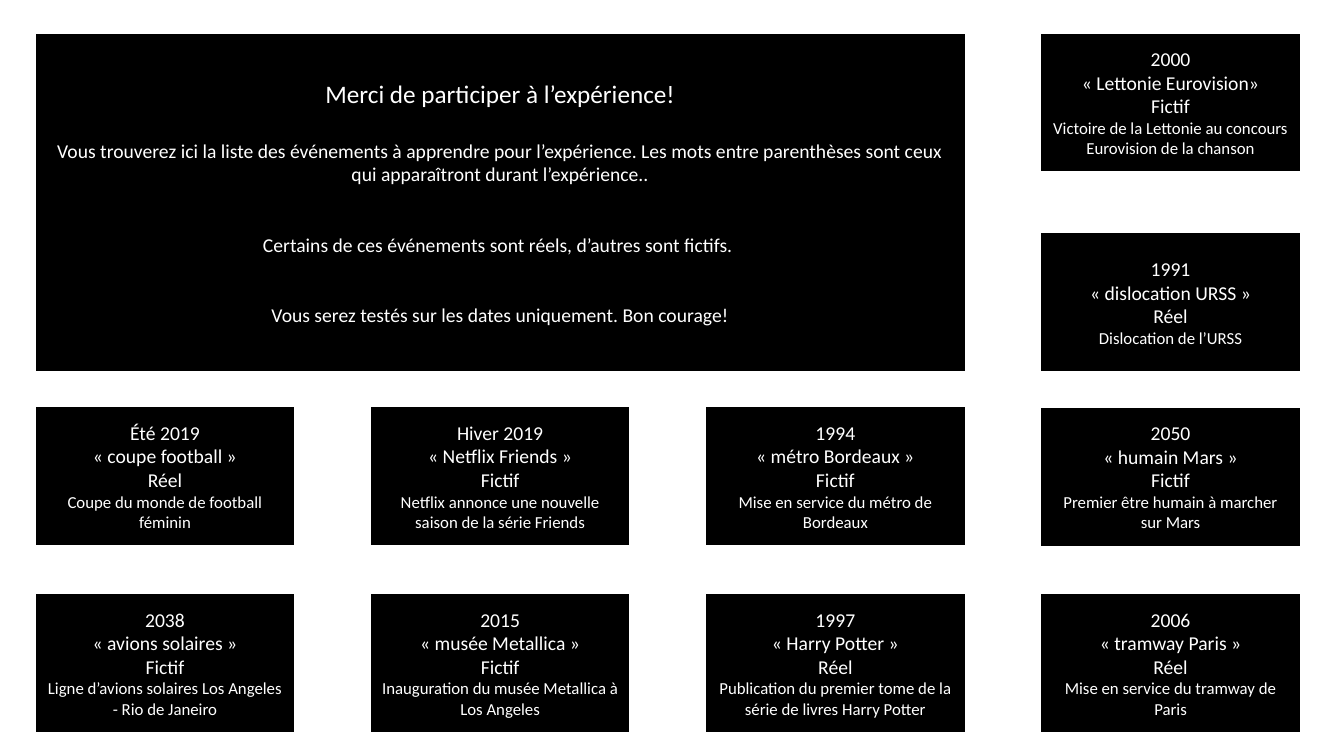
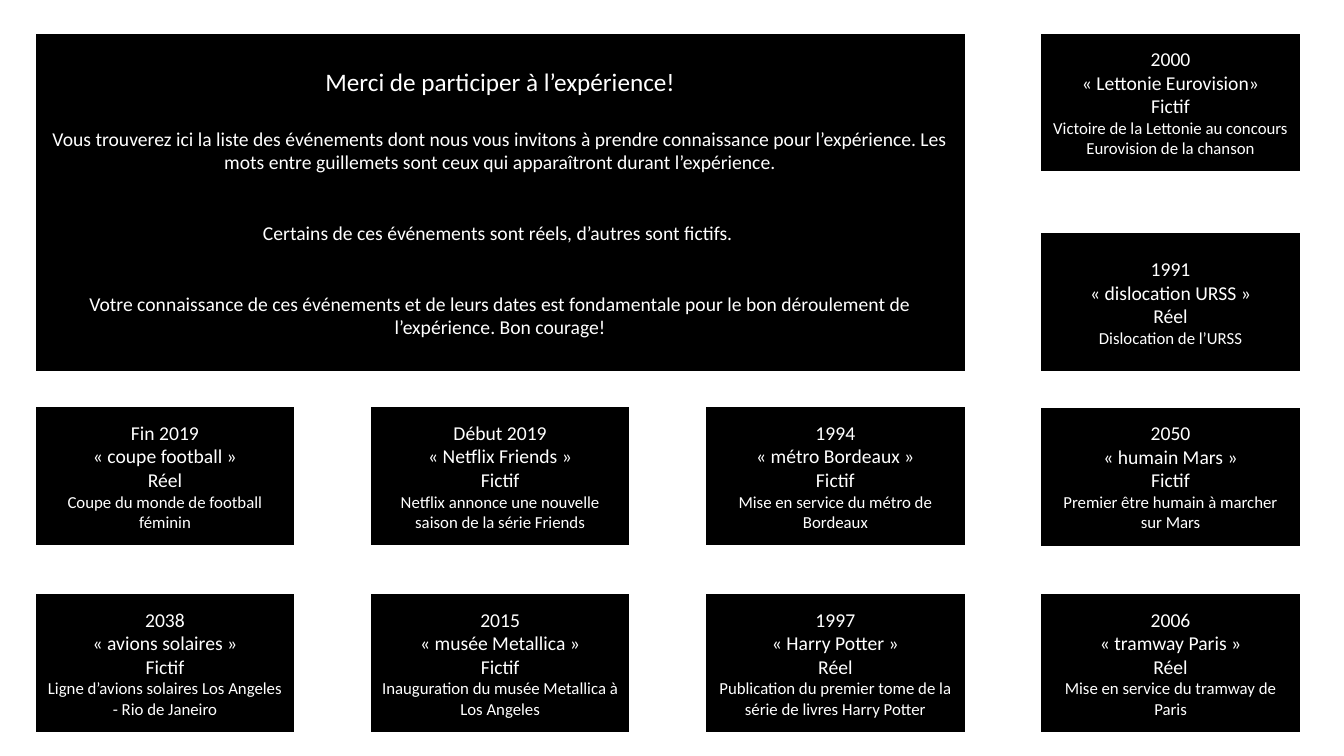
Before and after one commit to Anosaw/PCBS_Self-projection_in_MTT, a slide deck: slide 1 of documents/participant_event_list2.pptx. Drawn at 1344x756 pixels with LibreOffice and Linux fonts; fonts in the diff are those of the drawing. Boxes give left, top, right and bottom in pixels: in the first picture for what was removed or moved away, otherwise in the second. Text is boxed around its words. In the diff, an @@ line names an element or a change of style, - is before the commit and + after.

```diff
--- a/documents/participant_event_list2.pptx
+++ b/documents/participant_event_list2.pptx
@@ text in rectangle at [52,132,946,173]: text changed @@
-Vous trouverez ici la liste des événements à apprendre pour l’expérience. Les mots entre parenthèses sont ceux qui apparaîtront durant l’expérience..
+Vous trouverez ici la liste des événements dont nous vous invitons à prendre connaissance pour l’expérience. Les mots entre guillemets sont ceux qui apparaîtront durant l’expérience.
@@ text in rectangle at [89,297,910,338]: text changed @@
-Vous serez testés sur les dates uniquement. Bon courage!
+Votre connaissance de ces événements et de leurs dates est fondamentale pour le bon déroulement de l’expérience. Bon courage!
@@ text in rectangle at [131,426,199,440]: text changed @@
-Été 2019
+Fin 2019
@@ text in rectangle at [453,426,547,440]: text changed @@
-Hiver 2019
+Début 2019
```
Also in this commit, not shown: 1 other slide changed, 36 other files.
